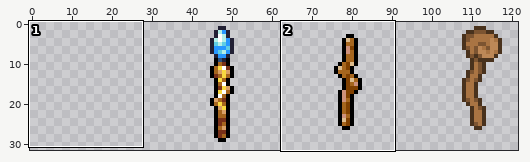
Pixel-art file: GFX/staff_sprites.aseprite. The first picture is a wide view before the edit; the outline marks the close-up.
Close-up. Before the edit:
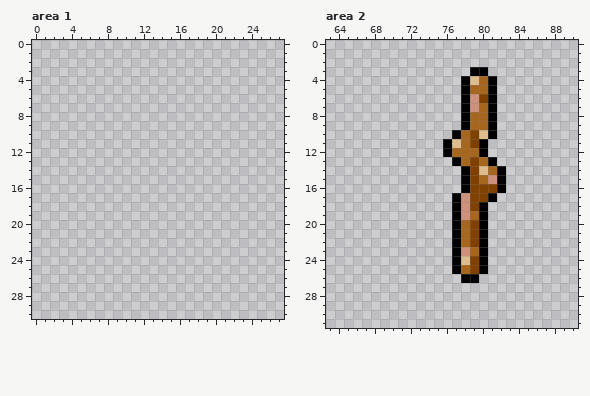
128x32 pixels, 1 frame. Shown: area 1: x 0..27, y 0..30; area 2: x 63..90, y 0..31. The old version is drawn lined up with the new one. The wide view leaves out empty margins.
After:
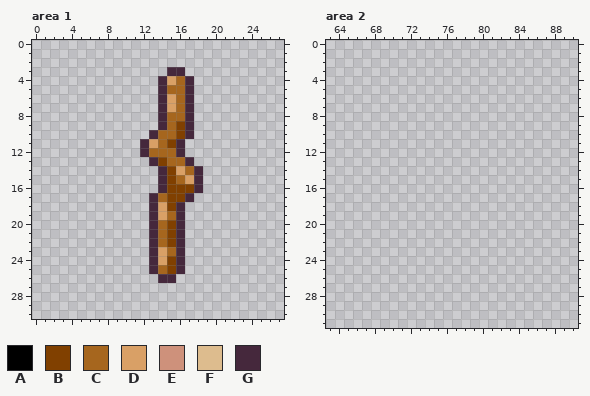
Palette (. is transparent): A #000000  B #804000  C #a6661e  D #d9a066  E #ce917b  F #ddbc8e  G #45283c
What changed:
{"change": "whole drawing moved by +32,+0 (the old picture is shown already moved)"}
{"where": "area 1"}
{"y":3,"x":15,"old":"..","new":"GG"}
{"y":4,"x":14,"old":"....","new":"GDCG"}
{"y":5,"x":14,"old":"....","new":"GCCG"}
{"y":6,"x":14,"old":"....","new":"GDCG"}
{"y":7,"x":14,"old":"....","new":"GDCG"}
{"y":8,"x":14,"old":"....","new":"GCCG"}
{"y":9,"x":14,"old":"....","new":"GCBG"}
{"y":10,"x":13,"old":".....","new":"GCCBG"}
{"y":11,"x":12,"old":".....","new":"GDCBG"}
{"y":12,"x":12,"old":".....","new":"GCCCG"}
{"y":13,"x":13,"old":".....","new":"GBCCG"}
{"y":14,"x":14,"old":".....","new":"GBDCG"}
{"y":15,"x":14,"old":".....","new":"GBCDG"}
{"y":16,"x":14,"old":".....","new":"GBBBG"}
{"y":17,"x":13,"old":".....","new":"GCBBG"}
{"y":18,"x":13,"old":"....","new":"GDBG"}
{"y":19,"x":13,"old":"....","new":"GDCG"}
{"y":20,"x":13,"old":"....","new":"GCBG"}
{"y":21,"x":13,"old":"....","new":"GCBG"}
{"y":22,"x":13,"old":"....","new":"GCBG"}
{"y":23,"x":13,"old":"....","new":"GDCG"}
{"y":24,"x":13,"old":"....","new":"GDBG"}
{"y":25,"x":13,"old":"....","new":"GCBG"}
{"y":26,"x":14,"old":"..","new":"GG"}
{"where": "area 2"}
{"y":3,"x":79,"old":"AA","new":".."}
{"y":4,"x":78,"old":"AFCA","new":"...."}
{"y":5,"x":78,"old":"ACCA","new":"...."}
{"y":6,"x":78,"old":"AEBA","new":"...."}
{"y":7,"x":78,"old":"AECA","new":"...."}
{"y":8,"x":78,"old":"ACCA","new":"...."}
{"y":9,"x":78,"old":"ACCA","new":"...."}
{"y":10,"x":77,"old":"ACBFA","new":"....."}
{"y":11,"x":76,"old":"AFCBA","new":"....."}
{"y":12,"x":76,"old":"ACCCA","new":"....."}
{"y":13,"x":77,"old":"ACBCA","new":"....."}
{"y":14,"x":78,"old":"ABFCA","new":"....."}
{"y":15,"x":78,"old":"ABCEA","new":"....."}
{"y":16,"x":78,"old":"ABBBA","new":"....."}
{"y":17,"x":77,"old":"AEBBA","new":"....."}
{"y":18,"x":77,"old":"AEBA","new":"...."}
{"y":19,"x":77,"old":"AECA","new":"...."}
{"y":20,"x":77,"old":"ACBA","new":"...."}
{"y":21,"x":77,"old":"ACBA","new":"...."}
{"y":22,"x":77,"old":"ACBA","new":"...."}
{"y":23,"x":77,"old":"AECA","new":"...."}
{"y":24,"x":77,"old":"AFBA","new":"...."}
{"y":25,"x":77,"old":"ACBA","new":"...."}
{"y":26,"x":78,"old":"AA","new":".."}
{"label":"added","picture_box":[140,67,203,283]}
{"label":"erased","picture_box":[443,67,506,283]}
